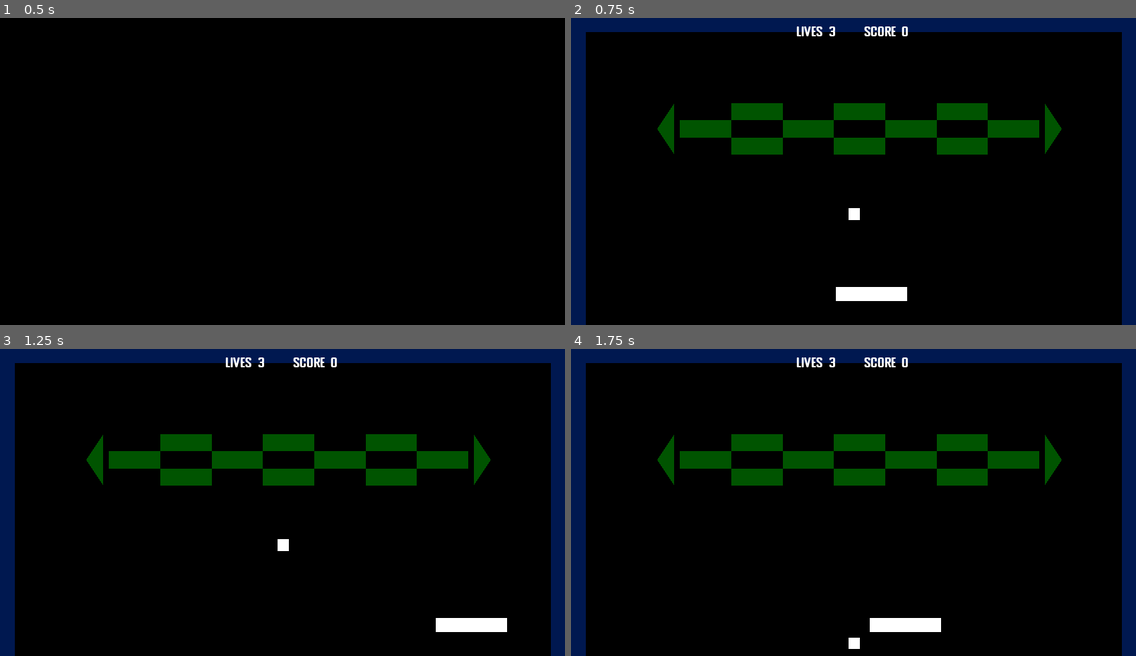
Above: before the commit, frames 1-4 (two rows, left to right).
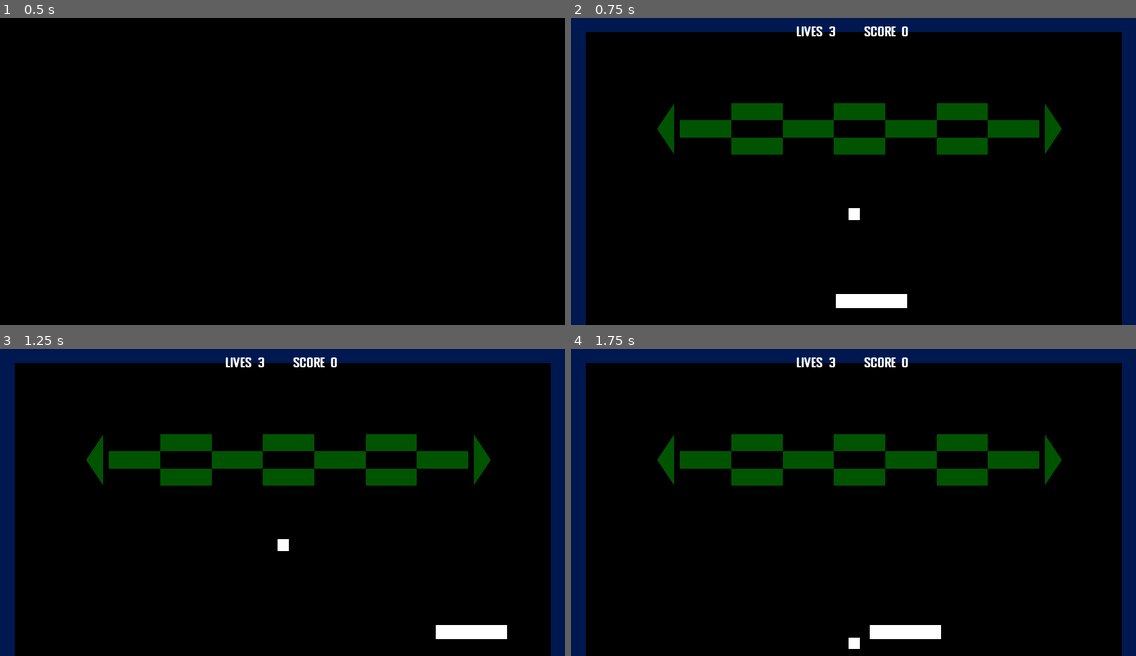
Above: after the commit, the same moments.

Repository: AlixBarreaux/simple-breakout
Game: Godot game, scene res://Scenes/GUI/SplashScreenMenu.tscn
The game is run twice, just before and just after one commit, with the same random seed, the same clock (stepped at 60 frames per second) and the same inputs. The engine's default icon, where the game draws it, is replaced by a stand-in: a white triangle on a blue panel in a dark square.
Inputs:
- Up to frame 1 (0.5 s): no input
- Up to frame 2 (0.75 s): tap Enter at 0.5 s; hold D (move_right) from 0.53 s (still down); tap Space (launch_ball) at 0.6 s
- Up to frame 3 (1.25 s): keep holding D (move_right)
- Up to frame 4 (1.75 s): release D (move_right) at 1.28 s; hold Q (move_left) from 1.28 s (still down); tap Space (launch_ball) at 1.35 s

Frame 1 is identical in both runs. In frame 2, 0.6% of the frame differs, in the area x 46-60%, y 87-95%; in frame 3, 0.6%; in frame 4, 0.6%.

Commit message:
Tweak: Adjust nodes positions in Paddle
If the ball hits the side of the paddle, if it's closer to the top of the paddle, it'll bounce up. Else it'll bounce down.

Diff:
--- a/Scenes/Paddle.tscn
+++ b/Scenes/Paddle.tscn
@@ -6,7 +6,6 @@
 extents = Vector2( 125, 25 )
 
 [node name="Paddle" type="KinematicBody2D"]
-position = Vector2( 492.765, 597.036 )
 collision_mask = 2
 script = ExtResource( 1 )
 __meta__ = {
@@ -14,9 +13,8 @@
 }
 
 [node name="CollisionShape2D" type="CollisionShape2D" parent="."]
-position = Vector2( 0, -25 )
 shape = SubResource( 1 )
 
 [node name="Polygon2D" type="Polygon2D" parent="."]
-position = Vector2( -125, -50 )
+position = Vector2( -125, -25 )
 polygon = PoolVector2Array( 0, 0, 250, 0, 250, 50, 0, 50 )
